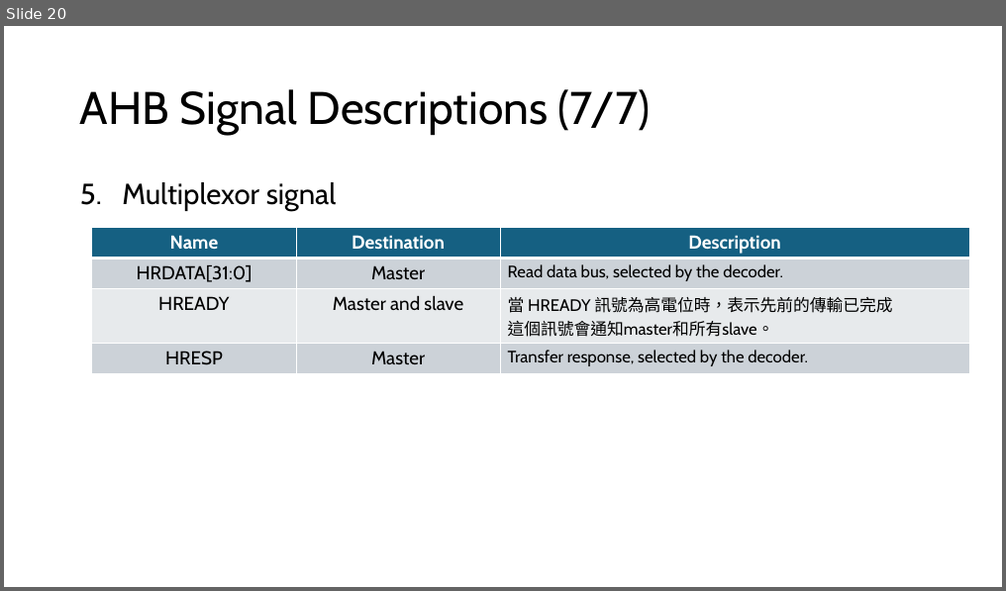
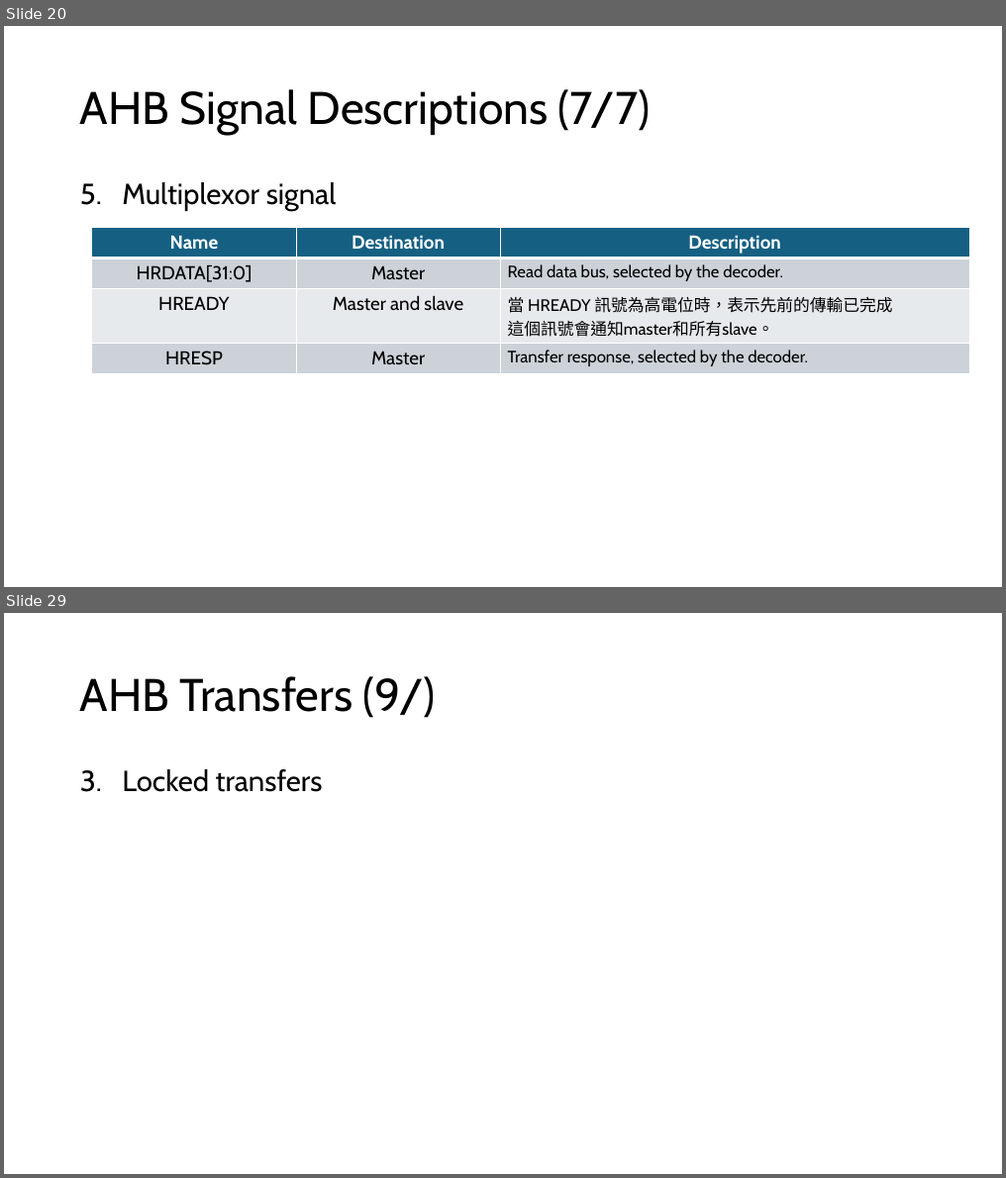
Before and after one commit to s9001055/DV_learning, a slide deck: AMBA/AMBA_learning.pptx. Shown one above the other, each under a label of ours: slide 20 before the commit, slides 20 and 29 after it; the slides between them are not shown. The pictures are 1006x591 and 1006x1178 pixels, drawn with LibreOffice and Linux fonts; fonts in the diff are those of the drawing. Boxes give left, top, right and bottom in pixels: in the first picture for what was removed or moved away, otherwise in the second. Text is boxed around its words. In the diff, an @@ line names an element or a change of style, - is before the commit and + after.

Commit message:
Modify: AMBA/AMBA_learning.pptx 1. Add chapter 2 AHB Transfers Basic transfers 2. Add chapter 2 AHB Transfers Transfer types

```diff
--- a/AMBA/AMBA_learning.pptx
+++ b/AMBA/AMBA_learning.pptx
@@ slide 29 added at [4,613,1002,1174], background #FFFFFF @@
@@ title added at [80,676,436,718], 44 pt, text #000000 @@
+AHB Transfers (9/)
@@ text added at [122,769,323,792], 28 pt, text #000000 @@
+3. Locked transfers
```
Also in this commit, not shown: 8 other slides added, 1 other file.
